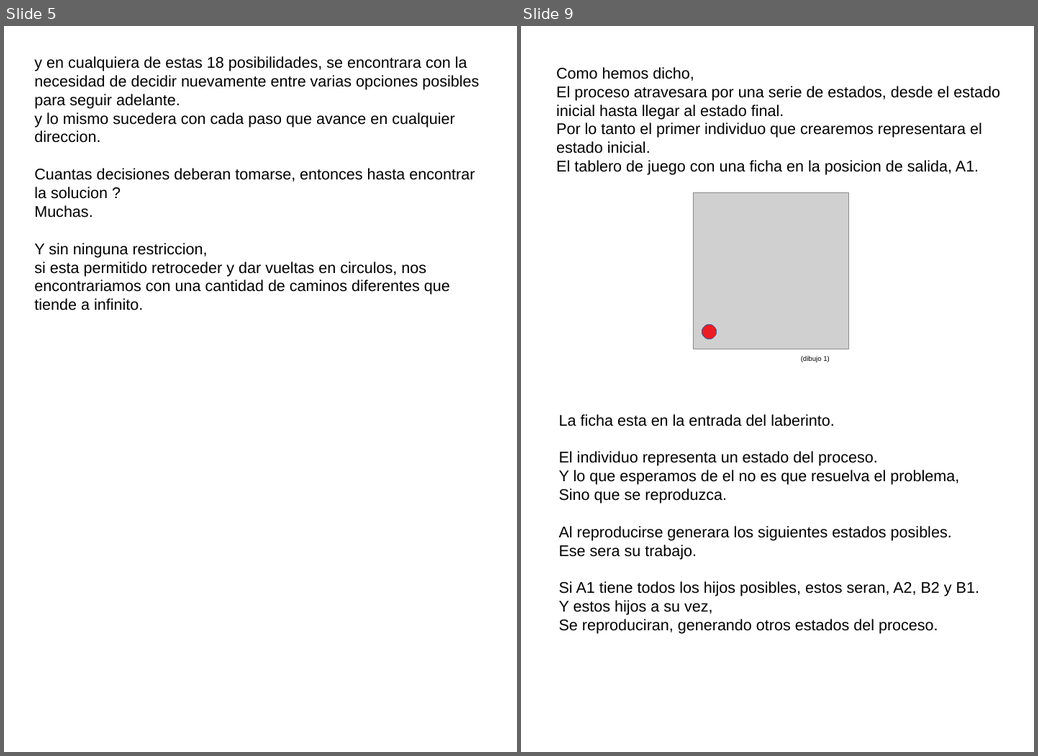
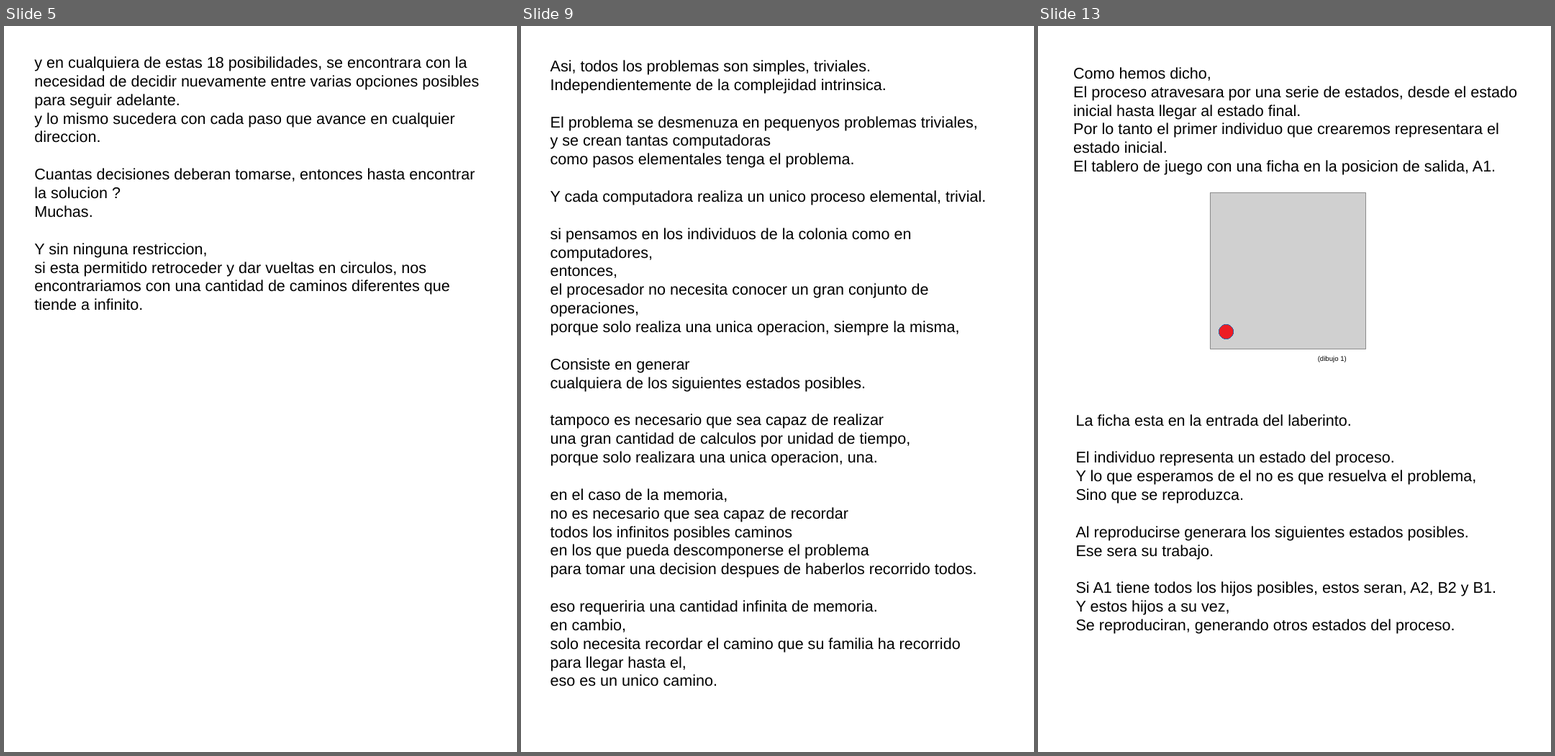
Before and after one commit to fabhrius/La-Cosa, a slide deck: capitulos/Potencia del sistema/Potencia del sistema.odp. Shown side by side, each under a label of ours: slides 5 and 9 before the commit, slides 5, 9 and 13 after it; the slides between them are not shown. The pictures are 1038x756 and 1555x756 pixels, drawn with LibreOffice and Linux fonts; fonts in the diff are those of the drawing; grey boxes stand for pictures. Boxes give left, top, right and bottom in pixels: in the first picture for what was removed or moved away, otherwise in the second. Text is boxed around its words. In the diff, an @@ line names an element or a change of style, - is before the commit and + after.

```diff
--- a/capitulos/Potencia del sistema/Potencia del sistema.odp
+++ b/capitulos/Potencia del sistema/Potencia del sistema.odp
@@ slide 9 added at [521, 26, 1034, 752], background #FFFFFF @@
@@ text added at [551, 60, 986, 671], 18 pt, text #000000 @@
+Asi, todos los problemas son simples, triviales.
+Independientemente de la complejidad intrinsica.
+El problema se desmenuza en pequenyos problemas triviales,
+y se crean tantas computadoras
+como pasos elementales tenga el problema.
+Y cada computadora realiza un unico proceso elemental, trivial.
+si pensamos en los individuos de la colonia como en computadores,
+entonces,
+el procesador no necesita conocer un gran conjunto de operaciones,
+porque solo realiza una unica operacion, siempre la misma,
+Consiste en generar
+cualquiera de los siguientes estados posibles.
+tampoco es necesario que sea capaz de realizar
+una gran cantidad de calculos por unidad de tiempo,
+porque solo realizara una unica operacion, una.
+en el caso de la memoria,
+no es necesario que sea capaz de recordar
+todos los infinitos posibles caminos
+en los que pueda descomponerse el problema
+para tomar una decision despues de haberlos recorrido todos.
+eso requeriria una cantidad infinita de memoria.
+en cambio,
+solo necesita recordar el camino que su familia ha recorrido
+para llegar hasta el,
+eso es un unico camino.
@@ what was slide 9 is now slide 13 @@
```
Also in this commit, not shown: 1 slide changed, 5 other slides added, 2 slides removed, 1 other file.
